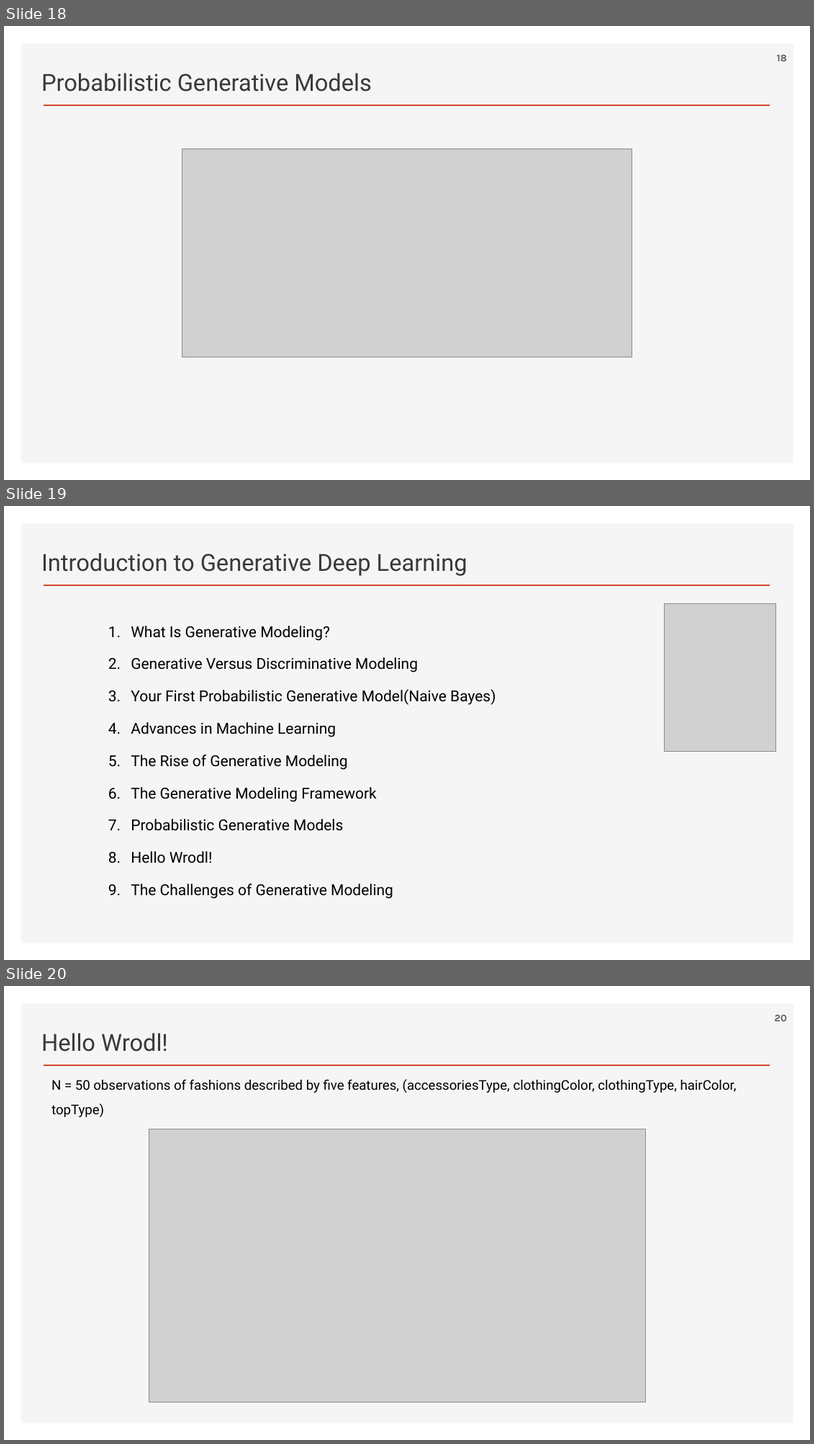
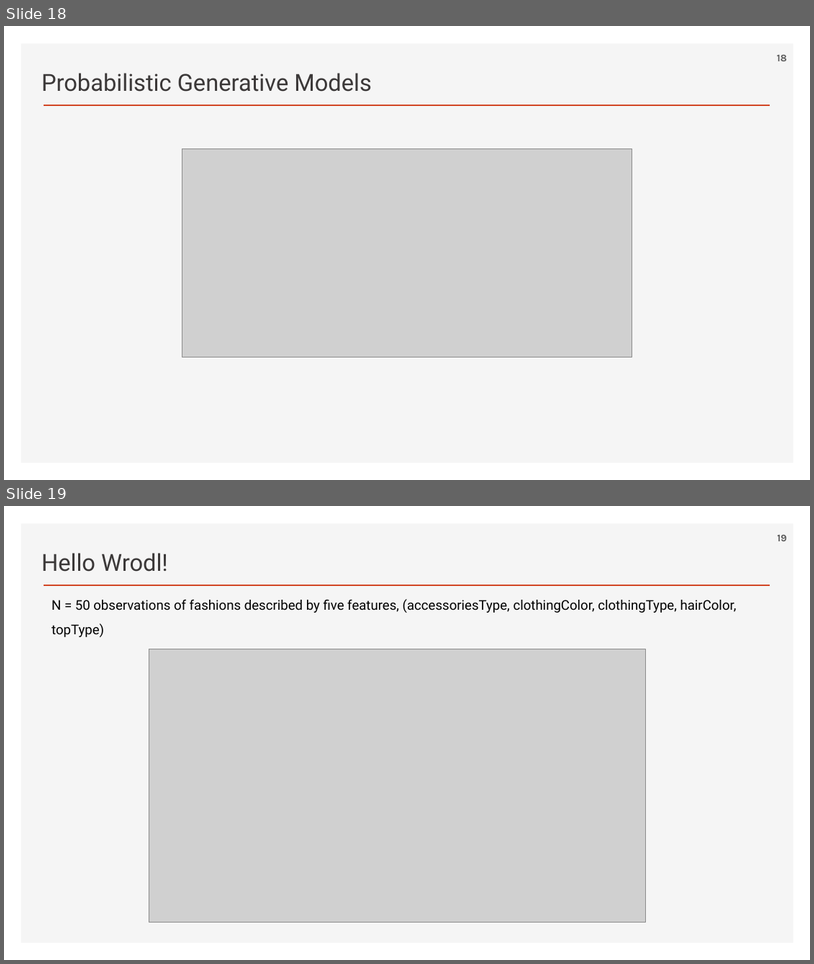
Before and after one commit to ancestor9/2026_Fall_AI-Literacy, a slide deck: Generative Deep Learning.pptx. Shown one above the other, each under a label of ours: slides 18, 19 and 20 before the commit, slides 18 and 19 after it. The pictures are 814x1444 and 814x964 pixels, drawn with LibreOffice and Linux fonts; fonts in the diff are those of the drawing; grey boxes stand for pictures; background and template pictures are left out. Boxes give left, top, right and bottom in pixels: in the first picture for what was removed or moved away, otherwise in the second. Text is boxed around its words. In the diff, an @@ line names an element or a change of style, - is before the commit and + after.

```diff
--- a/Generative Deep Learning.pptx
+++ b/Generative Deep Learning.pptx
@@ slide 19 removed at [4,506,810,960], background #FFFFFF; not listed: 2 template elements that a slide beside it also shows @@
@@ text removed at [41,553,468,576] @@
-Introduction to Generative Deep Learning
@@ picture removed at [665,604,776,752] @@
@@ text removed at [131,626,496,898] @@
-1. What Is Generative Modeling?
-2. Generative Versus Discriminative Modeling
-3. Your First Probabilistic Generative Model(Naive Bayes)
-4. Advances in Machine Learning
-5. The Rise of Generative Modeling
-6. The Generative Modeling Framework
-7. Probabilistic Generative Models
-8. Hello Wrodl!
-9. The Challenges of Generative Modeling
@@ what was slide 20 is now slide 19 @@
@@ page number at [777,535,787,541]: text changed @@
-20
+19
```
Also in this commit, not shown: 2 slides changed, 4 slides added, 1 other slide removed.
